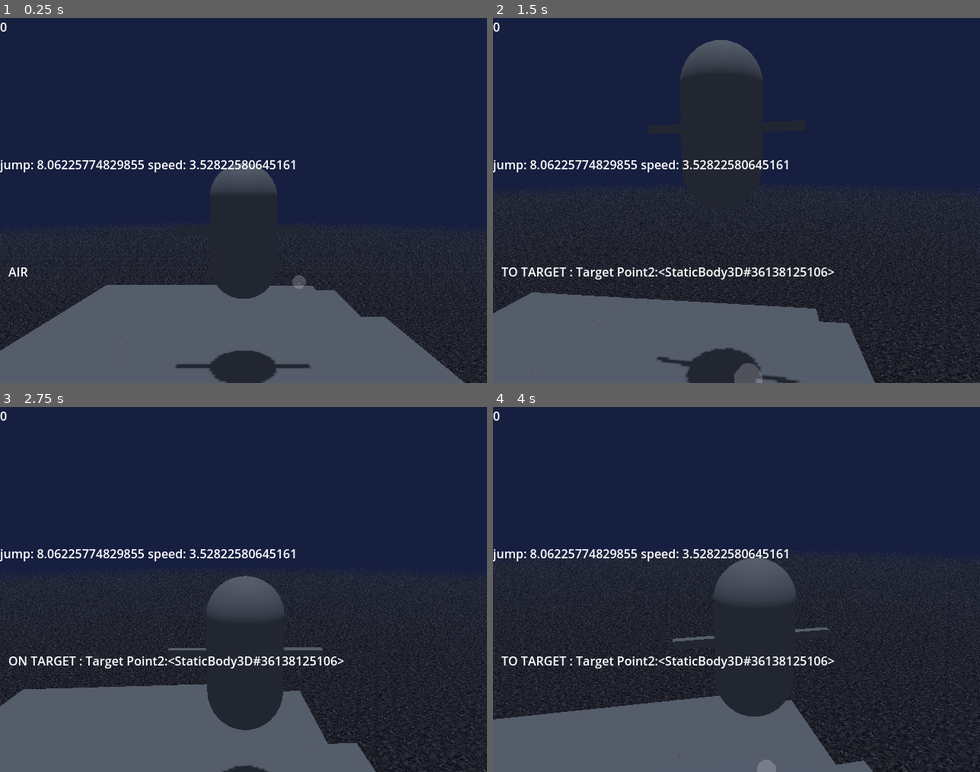
Above: before the commit, frames 1-4 (two rows, left to right).
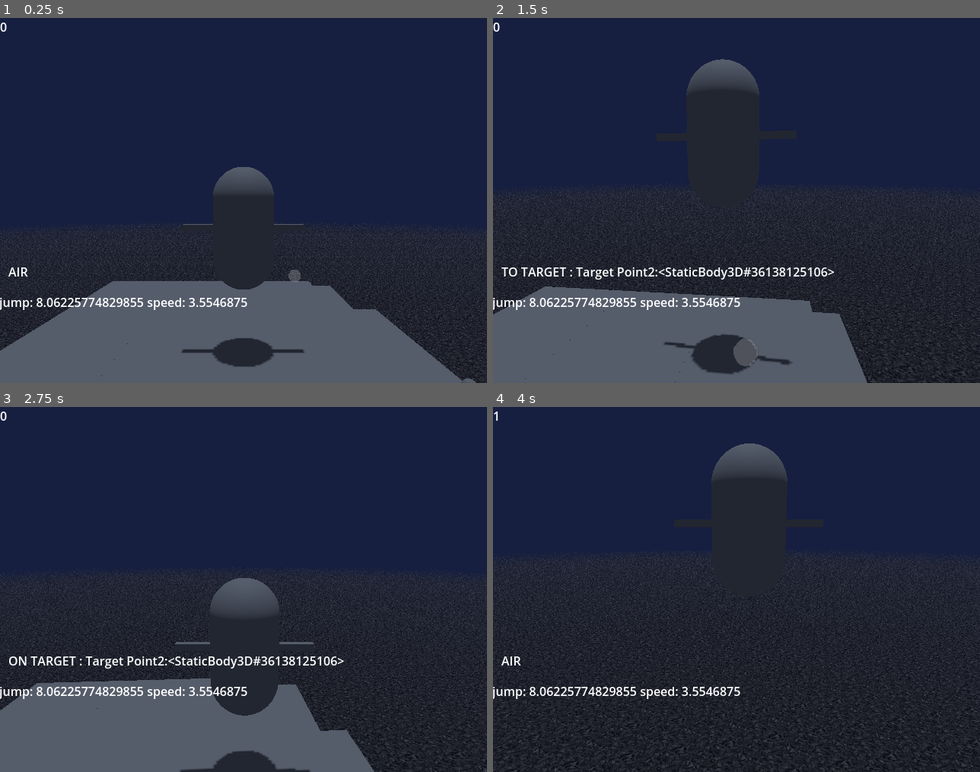
Above: after the commit, the same moments.

Repository: NoahChase/Sly-Cooper--A-Thief-in-Godot
Game: Godot game, scene res://Scenes/Worlds/hazard_room.tscn
Two runs of this game, one before a commit and one after it. Both use one fixed random seed, a clock stepped at 60 frames per second and the inputs below.
Inputs (mouse positions are in pixels of both pictures, inside the frame that each line leads up to):
- Up to frame 1 (0.25 s): no input
- Up to frame 2 (1.5 s): tap Enter (ui_accept) at 0.5, 0.77 s; move the mouse to (760, 200) at 0.52 s; hold Shift (shift) 0.53-1.28 s; hold Up (ui_up) from 0.53 s (still down); move the mouse to (712, 200) at 1.27 s; tap Q (circle) at 1.35 s
- Up to frame 3 (2.75 s): keep holding Up (ui_up); tap Enter (ui_accept) at 1.52 s; tap Shift (shift) at 1.55 s; move the mouse to (253, 582) at 2.02 s; hold Shift (shift) from 2.03 s (still down)
- Up to frame 4 (4 s): keep holding Up (ui_up); move the mouse to (731, 596) at 2.77 s; release Shift (shift) at 2.78 s; tap Shift (shift) at 2.85 s; tap Enter (ui_accept) at 3.02, 3.77 s; move the mouse to (775, 593) at 3.52 s; hold Shift (shift) from 3.53 s (still down); tap Q (circle) at 3.6 s

The runs differ from the first frame. In frame 1, 5.1% of the frame differs, in the area x 0-100%, y 38-100%; in frame 2, 8.1%; in frame 3, 6.4%; in frame 4, 20%, in the area x 0-100%, y 1-100%.

Commit message:
Revert "Merge pull request #9 from NoahChase/Character-Sly-Cooper"
This reverts commit edd874b163baa6975631c08bafc225bb2276e159, reversing
changes made to 55ec89b49412184048620f2df42e49abbd89f27c.

Diff:
--- a/Scenes/Character Mesh/sly_cooper_rig_no_physics.tscn
+++ b/Scenes/Character Mesh/sly_cooper_rig_no_physics.tscn
@@ -34,9 +34,6 @@
 
 [sub_resource type="AnimationNodeAnimation" id="AnimationNodeAnimation_s2syr"]
 animation = &"Library Sly MASTER 005/Idle Crouch 2"
-
-[sub_resource type="AnimationNodeAnimation" id="AnimationNodeAnimation_tvnrq"]
-animation = &"Library Sly MASTER 005/Run 1"
 
 [sub_resource type="AnimationNodeAnimation" id="AnimationNodeAnimation_2pjcq"]
 animation = &"Library Sly MASTER 005/00 T-Pose"
@@ -99,10 +96,6 @@
 input_2/auto_advance = false
 input_2/break_loop_at_end = false
 input_2/reset = true
-input_3/name = "floor run"
-input_3/auto_advance = false
-input_3/break_loop_at_end = false
-input_3/reset = true
 
 [sub_resource type="AnimationNodeTimeScale" id="AnimationNodeTimeScale_kh1f8"]
 
@@ -125,12 +118,10 @@
 
 [sub_resource type="AnimationNodeTimeScale" id="AnimationNodeTimeScale_7lgmy"]
 
-[sub_resource type="AnimationNodeTimeScale" id="AnimationNodeTimeScale_qsgjq"]
-
 [sub_resource type="AnimationNodeTimeScale" id="AnimationNodeTimeScale_hgiqx"]
 
 [sub_resource type="AnimationNodeBlendTree" id="AnimationNodeBlendTree_ucif6"]
-graph_offset = Vector2(-907.191, 188.536)
+graph_offset = Vector2(-653.384, 324.346)
 "nodes/Anim State/node" = SubResource("AnimationNodeTransition_qdafn")
 "nodes/Anim State/position" = Vector2(280, 140)
 nodes/Animation/node = SubResource("AnimationNodeAnimation_o2ybd")
@@ -139,8 +130,6 @@
 "nodes/Animation 10/position" = Vector2(-840, -740)
 "nodes/Animation 11/node" = SubResource("AnimationNodeAnimation_s2syr")
 "nodes/Animation 11/position" = Vector2(-860, -600)
-"nodes/Animation 12/node" = SubResource("AnimationNodeAnimation_tvnrq")
-"nodes/Animation 12/position" = Vector2(-640, 360)
 "nodes/Animation 2/node" = SubResource("AnimationNodeAnimation_2pjcq")
 "nodes/Animation 2/position" = Vector2(-540, -540)
 "nodes/Animation 3/node" = SubResource("AnimationNodeAnimation_6pofx")
@@ -148,7 +137,7 @@
 "nodes/Animation 4/node" = SubResource("AnimationNodeAnimation_vghod")
 "nodes/Animation 4/position" = Vector2(-200, 400)
 "nodes/Animation 5/node" = SubResource("AnimationNodeAnimation_vfska")
-"nodes/Animation 5/position" = Vector2(-620, 160)
+"nodes/Animation 5/position" = Vector2(-560, 200)
 "nodes/Animation 6/node" = SubResource("AnimationNodeAnimation_omr3l")
 "nodes/Animation 6/position" = Vector2(-200, 560)
 "nodes/Animation 7/node" = SubResource("AnimationNodeAnimation_lt275")
@@ -172,7 +161,7 @@
 "nodes/Floor Transition/node" = SubResource("AnimationNodeTransition_pb2f7")
 "nodes/Floor Transition/position" = Vector2(20, -120)
 "nodes/Input Timescale/node" = SubResource("AnimationNodeTimeScale_kh1f8")
-"nodes/Input Timescale/position" = Vector2(-180, 100)
+"nodes/Input Timescale/position" = Vector2(-120, 140)
 nodes/Jump/node = SubResource("AnimationNodeOneShot_cuhbt")
 nodes/Jump/position = Vector2(620, 420)
 "nodes/Jump Animation/node" = SubResource("AnimationNodeAnimation_15x8p")
@@ -180,13 +169,11 @@
 "nodes/Jump Transition/node" = SubResource("AnimationNodeTransition_gmgps")
 "nodes/Jump Transition/position" = Vector2(580, 720)
 nodes/TimeScale/node = SubResource("AnimationNodeTimeScale_hgiqx")
-nodes/TimeScale/position = Vector2(-300, 120)
+nodes/TimeScale/position = Vector2(-240, 160)
 "nodes/TimeScale 2/node" = SubResource("AnimationNodeTimeScale_7lgmy")
 "nodes/TimeScale 2/position" = Vector2(440, 680)
-"nodes/TimeScale 3/node" = SubResource("AnimationNodeTimeScale_qsgjq")
-"nodes/TimeScale 3/position" = Vector2(-329.205, 338.661)
 nodes/output/position = Vector2(960, 500)
-node_connections = [&"Anim State", 0, &"Floor Transition", & …(479 unchanged characters)… r Transition", 2, &"Input Timescale", &"Floor Transition", 3, &"TimeScale 3", &"Input Timescale", 0, &"TimeScale", &"Jump", 0, &"Anim State", &"Jump", 1, &"Jump Transition", &"Jump Transition", 0, &"TimeScale 2", &"Jump Transition", 1, &"Animation 3", &"TimeScale", 0, &"Animation 5", &"TimeScale 2", 0, &"Jump Animation", &"TimeScale 3", 0, &"Animation 12", &"output", 0, &"Jump"]
+node_connections = [&"Anim State", 0, &"Floor Transition", & …(479 unchanged characters)… r Transition", 2, &"Input Timescale", &"Input Timescale", 0, &"TimeScale", &"Jump", 0, &"Anim State", &"Jump", 1, &"Jump Transition", &"Jump Transition", 0, &"TimeScale 2", &"Jump Transition", 1, &"Animation 3", &"TimeScale", 0, &"Animation 5", &"TimeScale 2", 0, &"Jump Animation", &"output", 0, &"Jump"]
 
 [sub_resource type="Animation" id="Animation_ul3bh"]
 length = 0.001
@@ -306,9 +293,9 @@
 "parameters/Blend2 4/blend_amount" = 0.13
 "parameters/Blend2 5/blend_amount" = 0.27
 "parameters/Blend2 6/blend_amount" = 0.36
-"parameters/Floor Transition/current_state" = "floor run"
+"parameters/Floor Transition/current_state" = "floor idle"
 "parameters/Floor Transition/transition_request" = ""
-"parameters/Floor Transition/current_index" = 3
+"parameters/Floor Transition/current_index" = 0
 "parameters/Input Timescale/scale" = 1.0
 parameters/Jump/active = false
 parameters/Jump/internal_active = false
@@ -318,7 +305,6 @@
 "parameters/Jump Transition/current_index" = -1
 parameters/TimeScale/scale = 1.3
 "parameters/TimeScale 2/scale" = 0.5
-"parameters/TimeScale 3/scale" = 1.1
 
 [node name="Ball Tail Root" type="Node3D" parent="." index="2"]
 transform = Transform3D(1, 0, 0, 0, 1, 0, 0, 0, 1, 0.0122293, 0.685026, -0.123796)
@@ -427,43 +413,43 @@
 transform = Transform3D(1, 0, 0, 0, 1, 0, 0, 0, 1, 0, -0.0625, 0)
 bones/0/position = Vector3(1.1612e-08, 0.74602, -0.00193296)
 bones/1/position = Vector3(0.000474975, 0.000474975, 0.000474975)
-bones/10/position = Vector3(0.0154011, 0.907749, 0.0781386)
-bones/10/rotation = Quaternion(0.0223178, 0.0569703, -0.00137522, 0.998125)
+bones/10/position = Vector3(-0.0796445, 0.8615, -0.00809433)
+bones/10/rotation = Quaternion(0.163415, -0.0385887, 0.00620535, 0.985783)
 bones/11/position = Vector3(-2.16606e-16, 0.1409, 0.00690236)
-bones/11/rotation = Quaternion(0.031549, 0.0271861, -0.00476297, 0.999121)
-bones/12/rotation = Quaternion(0.0631181, 0.0706147, -0.0143357, 0.995402)
-bones/13/rotation = Quaternion(0.063118, 0.0706147, -0.0143357, 0.995402)
+bones/11/rotation = Quaternion(0.0861114, -0.00925072, 0.00260944, 0.996239)
+bones/12/rotation = Quaternion(0.0468666, 0.00121669, -0.000286345, 0.9989)
+bones/13/rotation = Quaternion(0.0460347, 0.00301896, 0.00624577, 0.998916)
 bones/13/scale = Vector3(1, 1, 0.999999)
-bones/14/rotation = Quaternion(-0.00675229, -0.0204831, 0.00144996, 0.999766)
-bones/15/rotation = Quaternion(-0.00675232, -0.0204831, 0.00144999, 0.999766)
+bones/14/rotation = Quaternion(-0.0361816, -0.0177534, 0.0209397, 0.998968)
+bones/15/rotation = Quaternion(-0.0529005, 0.00587762, 0.00562867, 0.998567)
 bones/56/scale = Vector3(1, 1, 1)
 bones/57/scale = Vector3(1, 1, 1)
 bones/70/rotation = Quaternion(-0.35155, -0.348675, -0.399688, 0.771419)
 bones/70/scale = Vector3(1, 1, 1)
 bones/72/position = Vector3(0.0633166, 0.0976588, 0.00782372)
-bones/72/rotation = Quaternion(0.534517, 0.453192, 0.535185, -0.471684)
-bones/73/rotation = Quaternion(-0.184226, 0.892385, -0.396818, -0.110655)
+bones/72/rotation = Quaternion(0.489309, 0.548186, 0.564082, -0.376671)
+bones/73/rotation = Quaternion(0.0202895, 0.951381, -0.297555, 0.0769586)
 bones/73/scale = Vector3(0.999999, 1, 0.999999)
-bones/74/rotation = Quaternion(0.492627, -0.432639, 0.402936, 0.63858)
+bones/74/rotation = Quaternion(0.191008, -0.722385, 0.178558, 0.64015)
 bones/74/scale = Vector3(0.999999, 1, 1)
-bones/75/rotation = Quaternion(0.129238, 0.748342, 0.138918, 0.635597)
+bones/75/rotation = Quaternion(-0.033127, 0.669058, 0.336003, 0.662092)
 bones/95/position = Vector3(-0.0637059, 0.090302, 0.015742)
-bones/95/rotation = Quaternion(0.48836, -0.492261, -0.574821, -0.43447)
-bones/96/rotation = Quaternion(0.0623949, 0.886524, -0.458412, -0.006425)
+bones/95/rotation = Quaternion(0.486489, -0.658923, -0.494691, -0.290569)
+bones/96/rotation = Quaternion(0.0959032, 0.929607, -0.355386, -0.018292)
 bones/97/position = Vector3(-0.00114774, 0.233412, -0.000875463)
-bones/97/rotation = Quaternion(0.612238, 0.444469, -0.50403, 0.416612)
+bones/97/rotation = Quaternion(0.306019, 0.697673, -0.306019, 0.570926)
 bones/97/scale = Vector3(0.999999, 0.999999, 0.999999)
-bones/98/rotation = Quaternion(0.240845, -0.661752, -0.112799, 0.700967)
+bones/98/rotation = Quaternion(-0.0193383, -0.658714, -0.203913, 0.723976)
 bones/120/position = Vector3(0.00070335, 0.0147822, 0.131181)
 bones/120/rotation = Quaternion(-0.0722975, -0.0474817, 0.0137924, 0.996157)
 bones/120/scale = Vector3(1, 1, 1)
 bones/130/position = Vector3(0.073522, -0.0766083, -0.0259213)
-bones/130/rotation = Quaternion(-0.056854, 0.281989, 0.956027, 0.0571216)
-bones/131/rotation = Quaternion(-0.000950907, 0.987117, -0.159478, 0.0128561)
+bones/130/rotation = Quaternion(0.0536781, 0.343692, 0.922403, -0.167832)
+bones/131/rotation = Quaternion(-0.0215262, 0.971477, -0.234296, -0.0295823)
 bones/131/scale = Vector3(1, 1, 0.999999)
-bones/132/rotation = Quaternion(0.019323, 0.612819, -0.78977, -0.0185053)
+bones/132/rotation = Quaternion(-0.141559, 0.697611, -0.692477, 0.117373)
 bones/132/scale = Vector3(0.999999, 1.00001, 0.999995)
-bones/133/rotation = Quaternion(0.0353573, 0.998719, 0.0306257, 0.0192742)
+bones/133/rotation = Quaternion(-8.80993e-09, 0.996992, 0.0775009, -1.95097e-09)
 bones/133/scale = Vector3(1, 1.00001, 0.999986)
 bones/134/position = Vector3(-0.00730926, 0.127941, 0.00102151)
 bones/134/rotation = Quaternion(-0.0126292, 0.186482, 0.979947, -0.0690641)
@@ -472,11 +458,11 @@
 bones/135/rotation = Quaternion(0.203259, 0.000721591, 0.000726901, 0.979125)
 bones/135/scale = Vector3(0.999999, 0.999999, 1)
 bones/136/position = Vector3(-0.0787393, -0.070641, -0.004869)
-bones/136/rotation = Quaternion(-0.0744367, -0.106694, 0.9909, 0.0345459)
-bones/137/rotation = Quaternion(0.0185098, 0.811839, -0.583289, -0.0186869)
+bones/136/rotation = Quaternion(-0.0458055, 0.420613, 0.905727, 0.025413)
+bones/137/rotation = Quaternion(0.0643518, 0.926042, -0.371893, -0.000592701)
 bones/137/scale = Vector3(0.999999, 1, 1)
-bones/138/rotation = Quaternion(0.0669462, 0.812766, -0.575059, -0.0650944)
-bones/139/rotation = Quaternion(-0.0901303, 0.978728, 0.170368, 0.0703028)
+bones/138/rotation = Quaternion(0.0611517, 0.63231, -0.770648, -0.0504527)
+bones/139/rotation = Quaternion(-4.30389e-08, 0.999524, 0.0308617, 3.07261e-08)
 bones/140/rotation = Quaternion(0.0126288, 0.186482, 0.979947, 0.0690643)
 bones/140/scale = Vector3(1, 1, 0.999999)
 bones/141/position = Vector3(0.0408724, 0.0366471, -0.00755698)
@@ -488,7 +474,7 @@
 bones/143/scale = Vector3(1, 1, 1)
 
 [node name="Cane_LowPoly" parent="metarig/GeneralSkeleton" index="0"]
-transform = Transform3D(-0.0411167, 0.71147, 0.701512, 0.90933, 0.31759, -0.268801, -0.414037, 0.626854, -0.660019, -0.10899, 1.07051, 0.367501)
+transform = Transform3D(0.499968, -0.520048, 0.692517, 0.691558, -0.241611, -0.680713, 0.521324, 0.819251, 0.238846, -0.473583, 0.881695, 0.33434)
 bone_name = "RightHand"
 bone_idx = 98
 
@@ -496,43 +482,43 @@
 transform = Transform3D(0.286598, 0.942817, -0.170169, -0.918975, 0.320748, 0.229361, 0.270827, 0.090647, 0.958351, -0.714821, -0.90577, 0.0535462)
 
 [node name="TeethUpper_LowPoly" parent="metarig/GeneralSkeleton" index="1"]
-transform = Transform3D(0.0988603, 0.00471242, 0.0389868, -0.00191037, 0.106058, -0.00797517, -0.0392241, 0.00671172, 0.0986506, 0.0499488, 1.23733, 0.170683)
+transform = Transform3D(0.105145, -0.00781656, -0.0141066, 0.00414047, 0.10301, -0.026217, 0.0155869, 0.025365, 0.102123, -0.0962698, 1.13439, 0.199785)
 
 [node name="TeethLower_LowPoly" parent="metarig/GeneralSkeleton" index="2"]
-transform = Transform3D(0.0988603, 0.00471253, 0.0389868, -0.00191037, 0.106058, -0.00797512, -0.0392241, 0.00671198, 0.0986507, 0.0456827, 1.21666, 0.160938)
+transform = Transform3D(0.105145, -0.00781661, -0.0141066, 0.00414047, 0.10301, -0.026217, 0.0155869, 0.0253653, 0.102123, -0.0934959, 1.11589, 0.185989)
 
 [node name="EyeHLightBot_L" parent="metarig/GeneralSkeleton" index="3"]
-transform = Transform3D(0.0988603, 0.00471244, 0.0389868, -0.00191037, 0.106058, -0.00797522, -0.0392241, 0.00671175, 0.0986507, 0.0500814, 1.24031, 0.170872)
+transform = Transform3D(0.105145, -0.00781656, -0.0141066, 0.00414047, 0.10301, -0.0262171, 0.0155869, 0.025365, 0.102123, -0.0964897, 1.13729, 0.200498)
 
 [node name="EyeHLightTop_L" parent="metarig/GeneralSkeleton" index="4"]
-transform = Transform3D(0.0988603, 0.00471244, 0.0389868, -0.00191037, 0.106058, -0.00797522, -0.0392241, 0.00671175, 0.0986507, 0.0500814, 1.24031, 0.170872)
+transform = Transform3D(0.105145, -0.00781656, -0.0141066, 0.00414047, 0.10301, -0.0262171, 0.0155869, 0.025365, 0.102123, -0.0964897, 1.13729, 0.200498)
 
 [node name="Iris_L" parent="metarig/GeneralSkeleton" index="5"]
-transform = Transform3D(0.0988603, 0.00471247, 0.0389868, -0.00191037, 0.106058, -0.00797531, -0.0392241, 0.00671184, 0.0986506, 0.0500816, 1.24031, 0.170872)
+transform = Transform3D(0.105145, -0.00781657, -0.0141066, 0.00414047, 0.10301, -0.0262171, 0.0155869, 0.0253651, 0.102123, -0.0964897, 1.13729, 0.200499)
 
 [node name="Pupil_L" parent="metarig/GeneralSkeleton" index="6"]
-transform = Transform3D(0.0988603, 0.00471247, 0.0389868, -0.00191037, 0.106058, -0.00797531, -0.0392241, 0.00671184, 0.0986506, 0.0500816, 1.24031, 0.170872)
+transform = Transform3D(0.105145, -0.00781657, -0.0141066, 0.00414047, 0.10301, -0.0262171, 0.0155869, 0.0253651, 0.102123, -0.0964897, 1.13729, 0.200499)
 
 [node name="EyeHLightBot_R" parent="metarig/GeneralSkeleton" index="7"]
-transform = Transform3D(0.0988603, 0.00471244, 0.0389868, -0.00191037, 0.106058, -0.00797522, -0.0392241, 0.00671175, 0.0986507, 0.0500814, 1.24031, 0.170872)
+transform = Transform3D(0.105145, -0.00781656, -0.0141066, 0.00414047, 0.10301, -0.0262171, 0.0155869, 0.025365, 0.102123, -0.0964897, 1.13729, 0.200498)
 
 [node name="EyeHLightTop_R" parent="metarig/GeneralSkeleton" index="8"]
-transform = Transform3D(0.0988603, 0.00471244, 0.0389868, -0.00191037, 0.106058, -0.00797523, -0.0392241, 0.00671176, 0.0986506, 0.0500814, 1.24031, 0.170872)
+transform = Transform3D(0.105145, -0.00781656, -0.0141066, 0.00414047, 0.10301, -0.0262171, 0.0155869, 0.025365, 0.102123, -0.0964897, 1.13729, 0.200498)
 
 [node name="Iris_R" parent="metarig/GeneralSkeleton" index="9"]
-transform = Transform3D(-0.0988603, 0.00471242, 0.0389868, 0.00191037, 0.106058, -0.00797518, 0.0392241, 0.00671172, 0.0986506, 0.0500814, 1.24031, 0.170872)
+transform = Transform3D(-0.105145, -0.00781656, -0.0141066, -0.00414047, 0.10301, -0.026217, -0.0155869, 0.025365, 0.102123, -0.0964897, 1.13729, 0.200498)
 
 [node name="Pupil_R" parent="metarig/GeneralSkeleton" index="10"]
-transform = Transform3D(-0.0988603, 0.00471242, 0.0389868, 0.00191037, 0.106058, -0.00797518, 0.0392241, 0.00671172, 0.0986506, 0.0500814, 1.24031, 0.170872)
+transform = Transform3D(-0.105145, -0.00781656, -0.0141066, -0.00414047, 0.10301, -0.026217, -0.0155869, 0.025365, 0.102123, -0.0964897, 1.13729, 0.200498)
 
 [node name="Hat_LowPoly" parent="metarig/GeneralSkeleton" index="11"]
-transform = Transform3D(1.16899, 0.0557237, 0.461005, -0.0225895, 1.2541, -0.0943061, -0.463812, 0.079366, 1.16651, -0.0388113, -0.0993133, 0.0120723)
+transform = Transform3D(1.2433, -0.0924285, -0.166806, 0.0489597, 1.21806, -0.31001, 0.18431, 0.299935, 1.20757, 0.0132117, -0.150047, -0.197552)
 
 [node name="EyeWhite_lowPoly" parent="metarig/GeneralSkeleton" index="12"]
-transform = Transform3D(0.0988603, 0.00471242, 0.0389868, -0.00191037, 0.106058, -0.00797517, -0.0392241, 0.00671171, 0.0986506, 0.0500814, 1.24031, 0.170872)
+transform = Transform3D(0.105145, -0.00781656, -0.0141066, 0.00414047, 0.10301, -0.026217, 0.0155869, 0.025365, 0.102123, -0.0964897, 1.13729, 0.200498)
 
 [node name="Belt_LowPoly" parent="metarig/GeneralSkeleton" index="13"]
-transform = Transform3D(0.106318, -0.00346303, 0.00161495, 0.00318825, 0.105181, 0.0156514, -0.00210612, -0.0155929, 0.105217, 0.015564, 1.3462, 0.0512318)
+transform = Transform3D(0.104723, -0.00275205, -0.0185392, 0.000239573, 0.105422, -0.014296, 0.0187408, 0.0140307, 0.103779, -0.0838365, 1.29005, 0.0888026)
 
 [node name="Tail 1 IK" type="SkeletonIK3D" parent="metarig/GeneralSkeleton" index="21"]
 root_bone = &"Tail.001"
@@ -570,11 +556,11 @@
 target_node = NodePath("../../../Ball Tail Root/Ball Tail 3/Node3D/cnt3")
 
 [node name="BoneAttachment3D" type="BoneAttachment3D" parent="metarig/GeneralSkeleton" index="28"]
-transform = Transform3D(0.993505, -0.111658, -0.0219165, -0.000202622, -0.194343, 0.980934, -0.113788, -0.974558, -0.193103, 0.0119572, 0.888594, 0.0444322)
+transform = Transform3D(0.996945, 0.0778375, -0.0065072, -0.000377893, 0.0881147, 0.99611, 0.0781081, -0.993065, 0.0878749, -0.0761638, 0.852764, -0.0460276)
 bone_name = "Tail.001"
 bone_idx = 122
 
 [node name="Bone Cane Hand" type="BoneAttachment3D" parent="metarig/GeneralSkeleton" index="29"]
-transform = Transform3D(-0.0411167, 0.71147, 0.701512, 0.90933, 0.31759, -0.268801, -0.414037, 0.626854, -0.660019, -0.10899, 1.07051, 0.367501)
+transform = Transform3D(0.499968, -0.520048, 0.692517, 0.691558, -0.241611, -0.680713, 0.521324, 0.819251, 0.238846, -0.473583, 0.881695, 0.33434)
 bone_name = "RightHand"
 bone_idx = 98
--- a/Scenes/Character/player__sly.tscn
+++ b/Scenes/Character/player__sly.tscn
@@ -214,9 +214,10 @@
 size_flags_vertical = 6
 
 [node name="RichTextLabel4" type="RichTextLabel" parent="."]
-offset_top = 181.0
-offset_right = 615.0
-offset_bottom = 801.0
+offset_left = -1.0
+offset_top = 362.0
+offset_right = 614.0
+offset_bottom = 982.0
 size_flags_horizontal = 6
 size_flags_vertical = 6
 
--- a/Scripts/player__sly.gd
+++ b/Scripts/player__sly.gd
@@ -2,7 +2,7 @@
 ## In GitHub, Belongs to Character Sly Cooper Branch
 
 ## const
-const SPEED = 3.52 #jump distance #4m, double jump distance #?m
+const SPEED = 3.55 #jump distance #4m, double jump distance #?m
 const JUMP_VELOCITY = 8.06 #single jump 2m, cozy double jump 3m
 
 ## enum
@@ -46,7 +46,7 @@
 
 	# Constants for the calculation
 	var new_gravity = 6.5 * 2.5  # Gravity (m/s^2)
-	var jump_velocity = 8.06  # Initial vertical velocity (m/s)
+	var jump_velocity = 8  # Initial vertical velocity (m/s)
 	var desired_jump_distance = 3.5 # Desired horizontal distance (m)
 	var desired_jump_height = 2
 # Time to reach the peak of the jump and total air time
@@ -58,11 +58,11 @@
 # Solve for the horizontal speed to achieve the desired jump distance
 	var required_speed = desired_jump_distance / total_air_time
 	$RichTextLabel4.text = str("jump: ", jump_vel," speed: ", required_speed)
-	#$RichTextLabel4.text = str(velocity.y)
 
 
 func _physics_process(delta: float) -> void:
 	floor_or_roof = $"Floor Ray".get_collider()
+	$RichTextLabel4.text = str(velocity.y)
 	var left_stick_pressure = Input.get_action_strength("ui_left") + Input.get_action_strength("ui_right") + Input.get_action_strength("ui_up") + Input.get_action_strength("ui_down")
 	left_stick_pressure = clamp(left_stick_pressure, 0, 1)
 	state_handler(delta)
@@ -72,7 +72,6 @@
 	# Handle jump.
 	if Input.is_action_just_pressed("ui_accept"):
 		jump()
-
 
 	if Input.is_action_just_pressed("circle") and state == AIR:
 		#$"Body Mesh Container/AnimationPlayer".play("spin")
@@ -99,7 +98,6 @@
 		jump_num = 0
 		$RichTextLabel3.text = str("FLOOR")
 	if state == AIR:
-		speed_mult = 1.0
 		if not $"Floor Ray".is_colliding():
 			air_mult = lerp(air_mult, 0.02, 0.08)
 			#sly_mesh.anim_tree.set("parameters/Anim State/transition_request", "air")
@@ -119,11 +117,7 @@
 
 	else:
 		air_mult = 1.0
-		if Input.is_action_pressed("shift"):
-			speed_mult = 1.5
-		else:
-			speed_mult = 1.0
-
+		speed_mult = 1.0
 	if state == TO_TARGET and target != null:
 		jump_num = 0
 		air_mult = 0.0
@@ -173,16 +167,12 @@
 
 
 	# Calculate movement direction relative to the camera
-	direction = (transform.basis * Vector3(horizontal * air_mult * speed_mult * joystick_input.length(), 0.0, vertical * air_mult * speed_mult * joystick_input.length()).rotated(Vector3.UP, camera_T)).normalized()
+	direction = (transform.basis * Vector3(horizontal * air_mult * speed_mult * left_stick_pressure, 0.0, vertical * air_mult * speed_mult * left_stick_pressure).rotated(Vector3.UP, camera_T)).normalized()
 
 	if direction:
-		var speed_factor = velocity.length() / SPEED
-		var lerp_speed = clamp(1 - speed_factor, 0.065, 0.65) * air_mult
-		if state == AIR:
-			lerp_speed = 0.5 * air_mult
 		var target_velocity = direction * SPEED * speed_mult
-		velocity.x = lerp(velocity.x, target_velocity.x * joystick_input.length(), lerp_speed)
-		velocity.z = lerp(velocity.z, target_velocity.z * joystick_input.length(), lerp_speed)
+		velocity.x = lerp(velocity.x, target_velocity.x * left_stick_pressure, 0.5 * air_mult)
+		velocity.z = lerp(velocity.z, target_velocity.z * left_stick_pressure, 0.5 * air_mult)
 	elif state != AIR:
 		velocity.x = lerp(velocity.x, 0.0, 0.5)
 		velocity.z = lerp(velocity.z, 0.0, 0.5)
@@ -196,8 +186,7 @@
 	var angle_difference = wrapf(target_rotation_y - current_rotation_y, -PI, PI)
 
 	# Adjust rotation smoothing based on player movement
-
-	var look_val = 0.165 * air_mult / speed_mult
+	var look_val = 0.2 * air_mult * speed_mult
 	$"Body Mesh Container".rotation.y += angle_difference * look_val
 	$"Look_At Rotation".look_at(position + direction)
 
@@ -205,9 +194,9 @@
 	var direction_2d = Vector2(direction.x, direction.z)
 # Camera Rotation
 	if horizontal < 0 and state == FLOOR:
-		camera_parent.yaw += velocity.length() / 5.5 * delta * -horizontal
+		camera_parent.yaw += velocity.length() / 6 * delta * left_stick_pressure
 	elif horizontal > 0 and state == FLOOR:
-		camera_parent.yaw -= velocity.length() / 5.5 * delta * horizontal
+		camera_parent.yaw -= velocity.length() / 6 * delta * left_stick_pressure
 
 	$RichTextLabel.text = str(jump_num)
 	camera_smooth_follow(delta)
@@ -321,7 +310,7 @@
 	var lerp_val
 
 	lerp_val = 0.15
-	var add = 5
+	var add = 5.5
 	cam_max = 0
 	cam_min = 0
 	tform_mult = 1
@@ -341,7 +330,7 @@
 			#camera_parent.position.y = lerp(camera_parent.position.y, global_transform.origin.y + 1.75, 0.055)
 		elif state == TO_TARGET:
 			var distance_to_player = global_transform.origin.distance_to(target.global_transform.origin)
-			if distance_to_player > 2 or global_transform.origin.y < target.global_transform.origin.y:
+			if distance_to_player > 2:
 				camera_parent.position.y = lerp(camera_parent.position.y, global_transform.origin.y + 1.25, 0.0075)
 		else:
 			if velocity.y <= -6.5 and global_transform.origin.y < camera_parent.global_transform.origin.y - 1.14: # and not downward_raycast.is_colliding()
Not shown: 1 places in Scenes/Character Mesh/sly_cooper_rig_no_physics.tscn that only renumber resources
